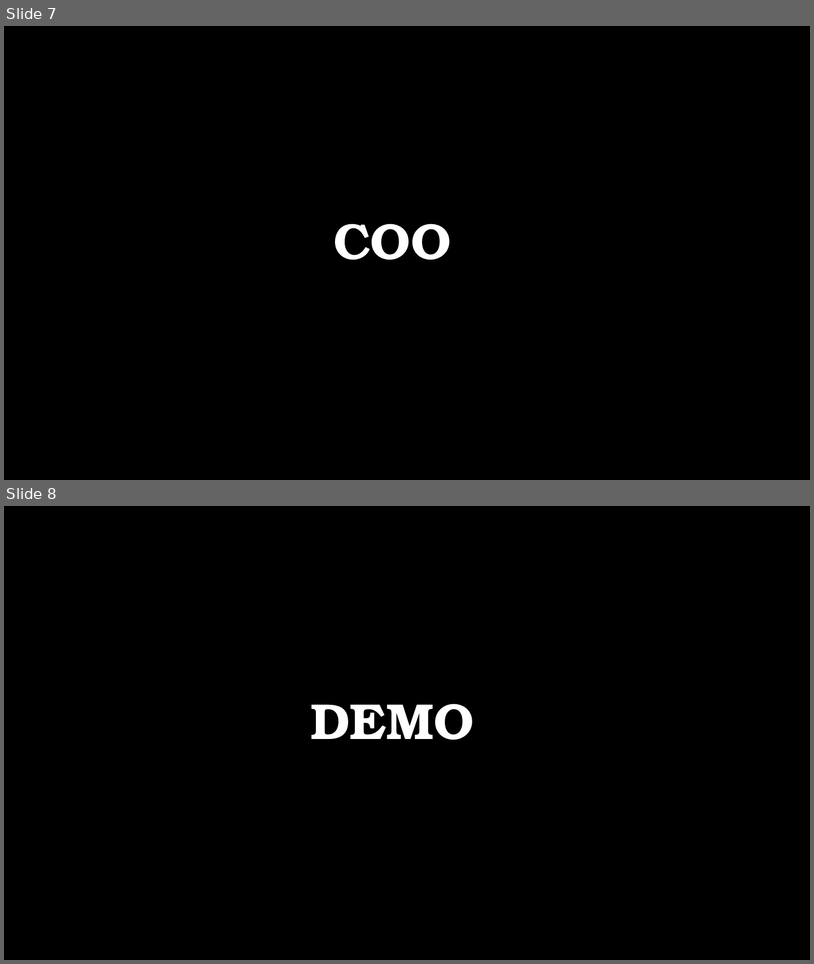
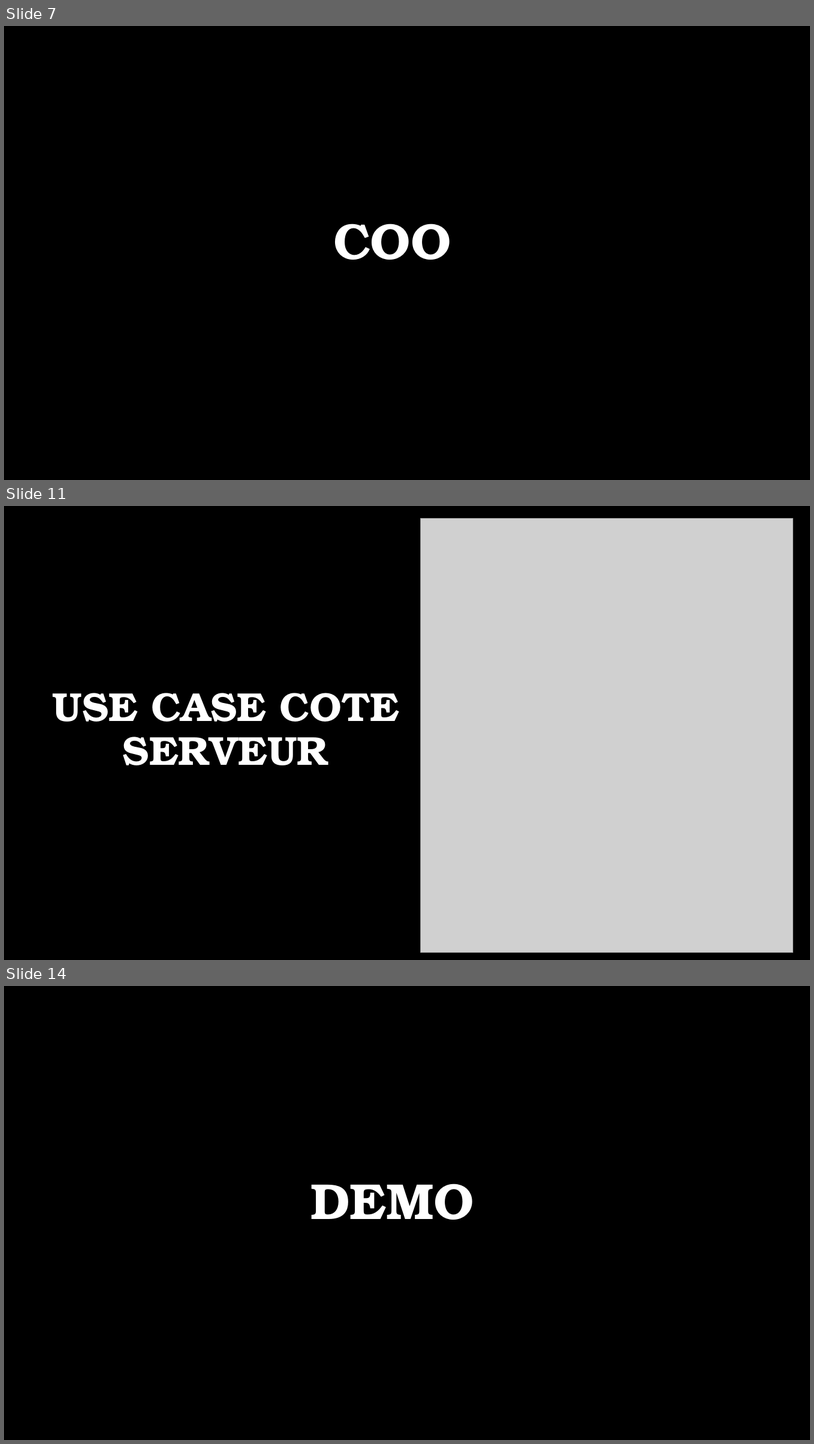
Before and after one commit to Reda066/7WondersProjet, a slide deck: Documentation/PROJET DEVELOPPEMENT.pptx. Shown one above the other, each under a label of ours: slides 7 and 8 before the commit, slides 7, 11 and 14 after it; the slides between them are not shown. The pictures are 814x964 and 814x1444 pixels, drawn with LibreOffice and Linux fonts; fonts in the diff are those of the drawing; grey boxes stand for pictures; background and template pictures are left out. Boxes give left, top, right and bottom in pixels: in the first picture for what was removed or moved away, otherwise in the second. Text is boxed around its words. In the diff, an @@ line names an element or a change of style, - is before the commit and + after.

```diff
--- a/Documentation/PROJET DEVELOPPEMENT.pptx
+++ b/Documentation/PROJET DEVELOPPEMENT.pptx
@@ slide 11 added at (4,506,810,960), background picture (left out) @@
@@ picture added at (421,519,794,952) @@
@@ title added at (52,693,399,765), 48 pt, text #FFFFFF, bold @@
+USE CASE COTE SERVEUR
@@ what was slide 8 is now slide 14 @@
```
Also in this commit, not shown: 1 slide changed, 6 other slides added, 1 slide removed, 1 other file.
